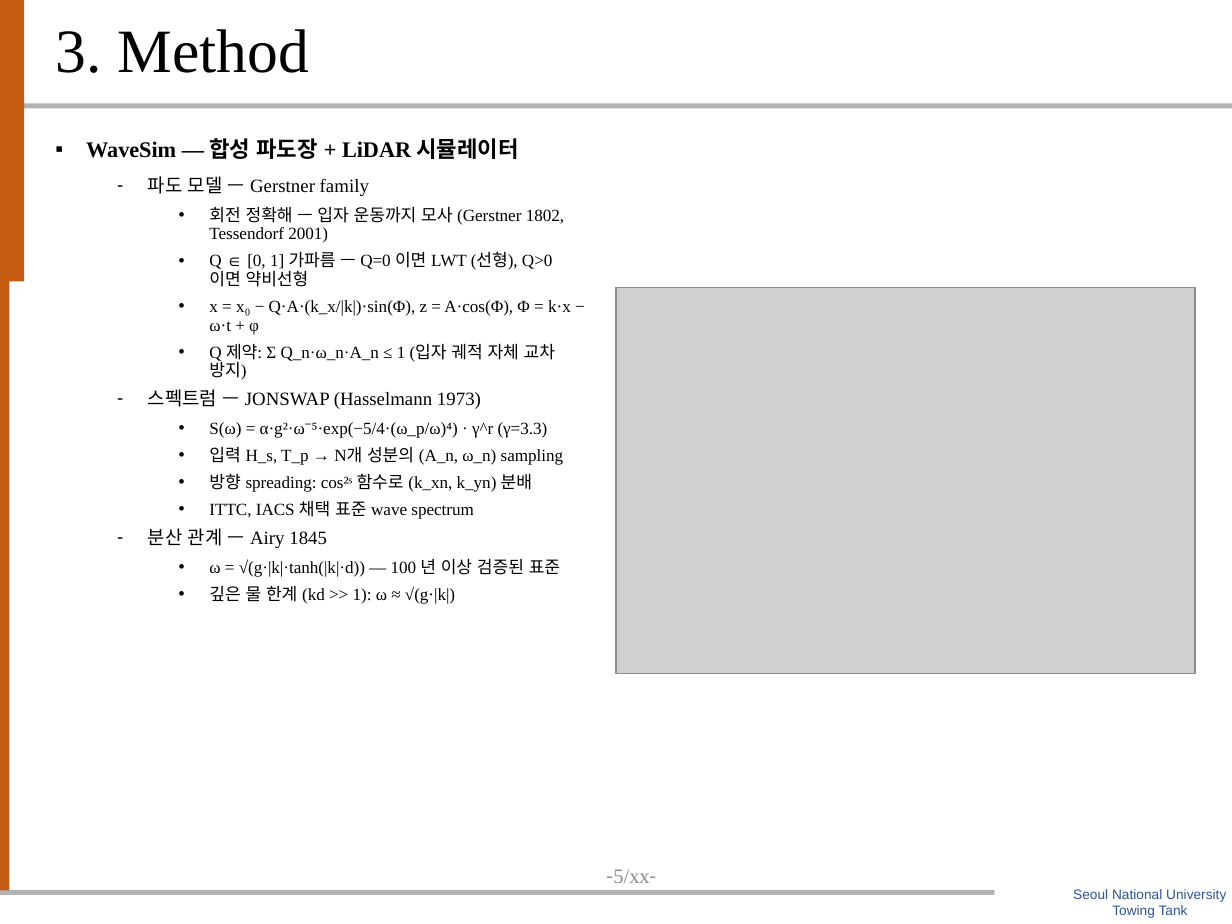
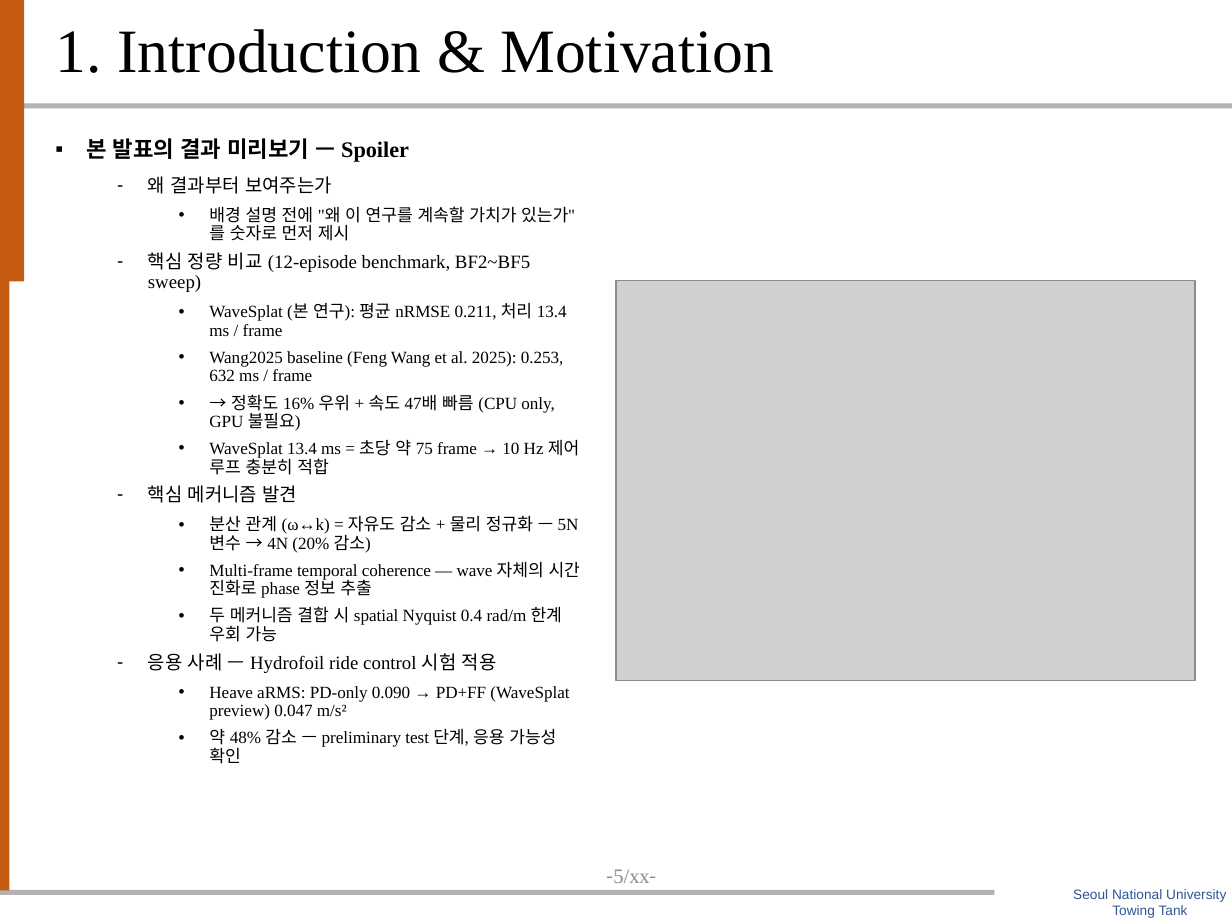
Before and after one commit to SAEYONGPARK94/wavesplat, a slide deck: slide 6 of wavesplat/docs/labmeeting_20260513_박세용_20min.pptx. Drawn at 1232x924 pixels with LibreOffice and Linux fonts; fonts in the diff are those of the drawing; grey boxes stand for pictures; background and template pictures are left out. Boxes give left, top, right and bottom in pixels: in the first picture for what was removed or moved away, otherwise in the second. Text is boxed around its words. In the diff, an @@ line names an element or a change of style, - is before the commit and + after.

```diff
--- a/wavesplat/docs/labmeeting_20260513_박세용_20min.pptx
+++ b/wavesplat/docs/labmeeting_20260513_박세용_20min.pptx
@@ title at bbox=[56, 29, 774, 73]: text changed @@
-3. Method
+1. Introduction & Motivation
@@ text at bbox=[86, 138, 580, 764]: text changed @@
-▪ WaveSim — 합성 파도장 + LiDAR 시뮬레이터
-  – 파도 모델 — Gerstner family
-    • 회전 정확해 — 입자 운동까지 모사 (Gerstner 1802, Tessendorf 2001)
-    • Q ∈ [0, 1] 가파름 — Q=0 이면 LWT (선형), Q>0 이면 약비선형
-    • x = x₀ − Q·A·(k_x/|k|)·sin(Φ), z = A·cos(Φ), Φ = k·x − ω·t + φ
-    • Q 제약: Σ Q_n·ω_n·A_n ≤ 1 (입자 궤적 자체 교차 방지)
-  – 스펙트럼 — JONSWAP (Hasselmann 1973)
-    • S(ω) = α·g²·ω⁻⁵·exp(−5/4·(ω_p/ω)⁴) · γ^r (γ=3.3)
-    • 입력 H_s, T_p → N개 성분의 (A_n, ω_n) sampling
-    • 방향 spreading: cos²ˢ 함수로 (k_xn, k_yn) 분배
-    • ITTC, IACS 채택 표준 wave spectrum
-  – 분산 관계 — Airy 1845
-    • ω = √(g·|k|·tanh(|k|·d)) — 100 년 이상 검증된 표준
-    • 깊은 물 한계 (kd >> 1): ω ≈ √(g·|k|)
+▪ 본 발표의 결과 미리보기 — Spoiler
+  – 왜 결과부터 보여주는가
+    • 배경 설명 전에 "왜 이 연구를 계속할 가치가 있는가" 를 숫자로 먼저 제시
+  – 핵심 정량 비교 (12-episode benchmark, BF2~BF5 sweep)
+    • WaveSplat (본 연구): 평균 nRMSE 0.211, 처리 13.4 ms / frame
+    • Wang2025 baseline (Feng Wang et al. 2025): 0.253, 632 ms / frame
+    • → 정확도 16% 우위 + 속도 47배 빠름 (CPU only, GPU 불필요)
+    • WaveSplat 13.4 ms = 초당 약 75 frame → 10 Hz 제어 루프 충분히 적합
+  – 핵심 메커니즘 발견
+    • 분산 관계 (ω↔k) = 자유도 감소 + 물리 정규화 — 5N 변수 → 4N (20% 감소)
+    • Multi-frame temporal coherence — wave 자체의 시간 진화로 phase 정보 추출
+    • 두 메커니즘 결합 시 spatial Nyquist 0.4 rad/m 한계 우회 가능
+  – 응용 사례 — Hydrofoil ride control 시험 적용
+    • Heave aRMS: PD-only 0.090 → PD+FF (WaveSplat preview) 0.047 m/s²
+    • 약 48% 감소 — preliminary test 단계, 응용 가능성 확인
@@ picture: place and size @@
-picture at bbox=[616, 287, 1195, 674]
+picture at bbox=[616, 281, 1195, 681]
```
Also in this commit, not shown: 2 other slides changed, 2 slides added, 2 slides removed, 22 other files.
